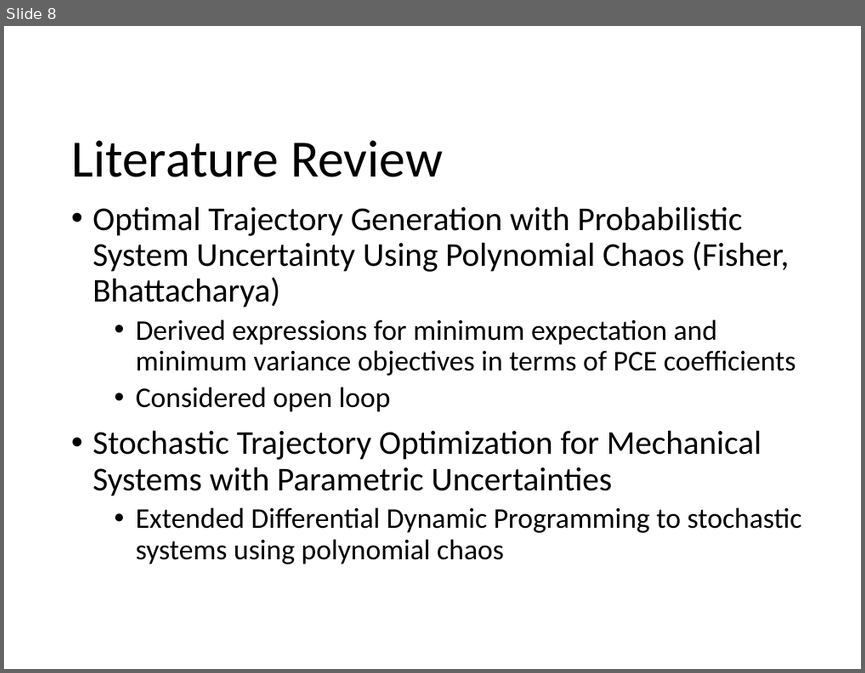
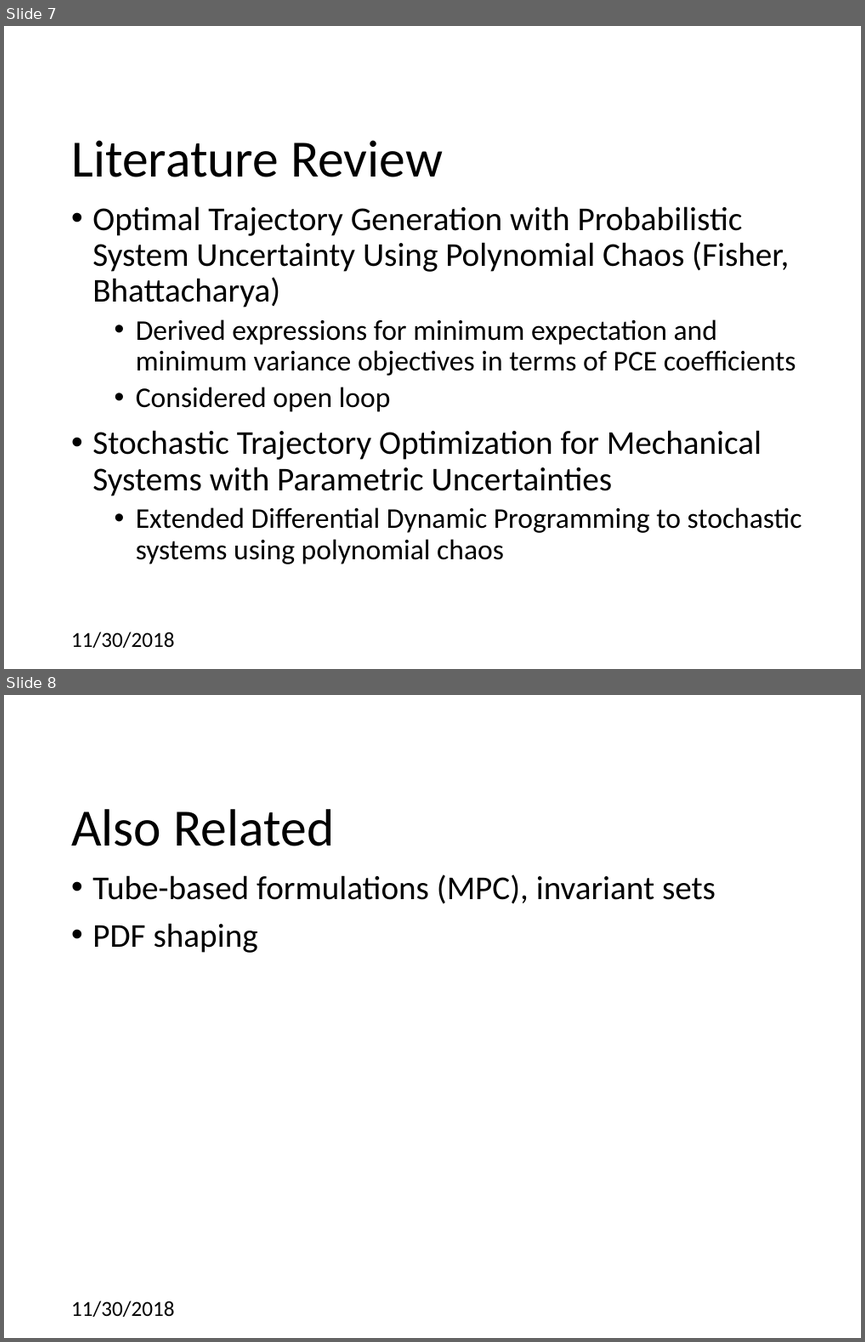
Before and after one commit to CDNoyes/EDL-Py, a slide deck: Documents/Qual Exam.pptx. Shown one above the other, each under a label of ours: slide 8 before the commit, slides 7 and 8 after it. The pictures are 865x673 and 865x1342 pixels, drawn with LibreOffice and Linux fonts; fonts in the diff are those of the drawing; background and template pictures are left out. Boxes give left, top, right and bottom in pixels: in the first picture for what was removed or moved away, otherwise in the second. Text is boxed around its words. In the diff, an @@ line names an element or a change of style, - is before the commit and + after.

```diff
--- a/Documents/Qual Exam.pptx
+++ b/Documents/Qual Exam.pptx
@@ slide 8 added at [4, 695, 861, 1338], background #FFFFFF @@
@@ title added at [71, 809, 334, 846], 44 pt, text #000000 @@
+Also Related
@@ text added at [92, 874, 715, 953], 28 pt, text #000000 @@
+• Tube-based formulations (MPC), invariant sets
+• PDF shaping
@@ text added at [71, 1300, 174, 1316], 18 pt, text #000000 @@
+11/30/2018
@@ what was slide 8 is now slide 7 @@
@@ slide 7 changed as well @@
@@ text added at [71, 631, 174, 647], 18 pt, text #000000 @@
+11/30/2018
```
Also in this commit, not shown: 27 other slides changed, 5 other slides added, 1 slide removed.
